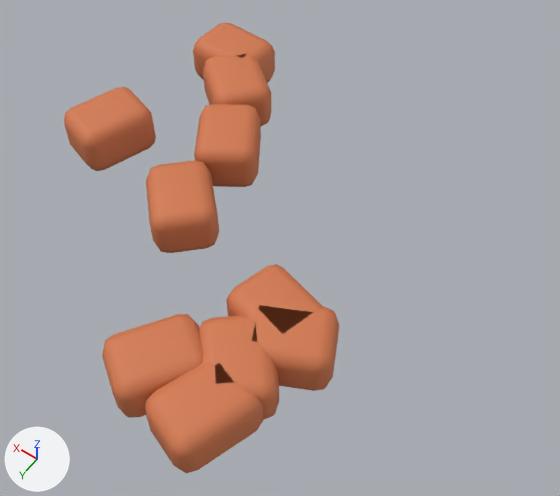
Renders of the Blender file authoring/BSC-09.blend from each side of a commit.
Camera for both pictures: a camera (50 mm lens) standing at (-1.37, 1.59, 2.54) and looking at (-0.23, 0.0, 0.03). Every picture has the same lights, and +X, +Y and +Z are marked at lower left. The picture after the commit comes second.

The scene before the commit, as lines of its bpy script (objects in view):
```python
ob_settled_rubble = bpy.data.objects.new('settled rubble', me_cube_406)
ob_settled_rubble.location = (0.745, -0.06, 0.12)
ob_settled_rubble.rotation_euler = (0.0, 0.0, 1.256)  # degrees (0, 0, 72)
ob_settled_rubble_001 = bpy.data.objects.new('settled rubble.001', me_cube_407)
ob_settled_rubble_001.location = (-0.225, 0.727, 0.12)
ob_settled_rubble_001.rotation_euler = (0.0, 0.0, 4.13)  # degrees (0, 0, 237)
ob_settled_rubble_002 = bpy.data.objects.new('settled rubble.002', me_cube_408)
ob_settled_rubble_002.location = (-0.459, 0.575, 0.12)
ob_settled_rubble_002.rotation_euler = (0.0, 0.0, 2.294)  # degrees (0, 0, 131)
ob_settled_rubble_003 = bpy.data.objects.new('settled rubble.003', me_cube_409)
ob_settled_rubble_003.location = (-0.473, 0.774, 0.12)
ob_settled_rubble_003.rotation_euler = (0.0, 0.0, 4.386)  # degrees (0, 0, 251)
ob_settled_rubble_004 = bpy.data.objects.new('settled rubble.004', me_cube_410)
ob_settled_rubble_004.location = (0.584, -0.761, 0.12)
ob_settled_rubble_004.rotation_euler = (0.0, 0.0, 3.098)  # degrees (0, 0, 178)
ob_settled_rubble_005 = bpy.data.objects.new('settled rubble.005', me_cube_411)
ob_settled_rubble_005.location = (0.25, -0.285, 0.12)
ob_settled_rubble_005.rotation_euler = (0.0, 0.0, 5.298)  # degrees (0, 0, 304)
ob_settled_rubble_006 = bpy.data.objects.new('settled rubble.006', me_cube_412)
ob_settled_rubble_006.location = (-0.456, 0.324, 0.12)
ob_settled_rubble_006.rotation_euler = (0.0, 0.0, 2.877)  # degrees (0, 0, 165)
ob_settled_rubble_007 = bpy.data.objects.new('settled rubble.007', me_cube_413)
ob_settled_rubble_007.location = (0.185, 0.108, 0.12)
ob_settled_rubble_007.rotation_euler = (0.0, 0.0, 5.504)  # degrees (0, 0, 315)
ob_settled_rubble_009 = bpy.data.objects.new('settled rubble.009', me_cube_415)
ob_settled_rubble_009.location = (-0.546, 0.393, 0.12)
ob_settled_rubble_009.rotation_euler = (0.0, 0.0, 0.459)  # degrees (0, 0, 26)
# also in view: 'settled rubble.008' at (0.44, -0.59, 0.12)
```
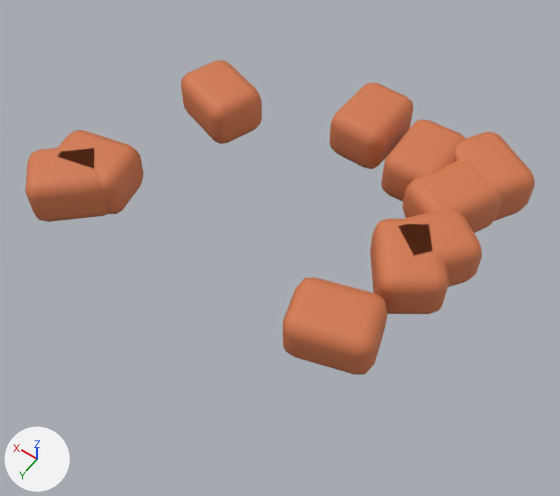
The change, as a list of edits to the scene's bpy script:
```text
Change ob_settled_rubble:
    ob_settled_rubble.location: (0.745, -0.06, 0.12) -> (-0.708, -0.553, 0.12)
    ob_settled_rubble.rotation_euler: (0.0, 0.0, 1.256) -> (0.0, 0.0, 4.255)  # degrees (0, 0, 72) -> degrees (0, 0, 244)
Change ob_settled_rubble_001:
    ob_settled_rubble_001.location: (-0.225, 0.727, 0.12) -> (-0.195, -0.758, 0.12)
    ob_settled_rubble_001.rotation_euler: (0.0, 0.0, 4.13) -> (0.0, 0.0, 4.694)  # degrees (0, 0, 237) -> degrees (0, 0, 269)
Change ob_settled_rubble_002:
    ob_settled_rubble_002.location: (-0.459, 0.575, 0.12) -> (0.452, -0.491, 0.12)
    ob_settled_rubble_002.rotation_euler: (0.0, 0.0, 2.294) -> (0.0, 0.0, 5.954)  # degrees (0, 0, 131) -> degrees (0, 0, 341)
Change ob_settled_rubble_003:
    ob_settled_rubble_003.location: (-0.473, 0.774, 0.12) -> (0.611, 0.172, 0.12)
    ob_settled_rubble_003.rotation_euler: (0.0, 0.0, 4.386) -> (0.0, 0.0, 0.212)  # degrees (0, 0, 251) -> degrees (0, 0, 12)
Change ob_settled_rubble_004:
    ob_settled_rubble_004.location: (0.584, -0.761, 0.12) -> (-0.76, -0.768, 0.12)
    ob_settled_rubble_004.rotation_euler: (0.0, 0.0, 3.098) -> (0.0, 0.0, 2.607)  # degrees (0, 0, 178) -> degrees (0, 0, 149)
Change ob_settled_rubble_005:
    ob_settled_rubble_005.location: (0.25, -0.285, 0.12) -> (-0.756, -0.273, 0.12)
    ob_settled_rubble_005.rotation_euler: (0.0, 0.0, 5.298) -> (0.0, 0.0, 4.071)  # degrees (0, 0, 304) -> degrees (0, 0, 233)
Change ob_settled_rubble_006:
    ob_settled_rubble_006.location: (-0.456, 0.324, 0.12) -> (-0.64, 0.229, 0.12)
    ob_settled_rubble_006.rotation_euler: (0.0, 0.0, 2.877) -> (0.0, 0.0, 3.442)  # degrees (0, 0, 165) -> degrees (0, 0, 197)
Change ob_settled_rubble_007:
    ob_settled_rubble_007.location: (0.185, 0.108, 0.12) -> (-0.508, -0.681, 0.12)
    ob_settled_rubble_007.rotation_euler: (0.0, 0.0, 5.504) -> (0.0, 0.0, 4.747)  # degrees (0, 0, 315) -> degrees (0, 0, 272)
Change ob_settled_rubble_008:
    ob_settled_rubble_008.location: (0.436, -0.59, 0.12) -> (0.649, 0.277, 0.12)
    ob_settled_rubble_008.rotation_euler: (0.0, 0.0, 5.603) -> (0.0, 0.0, 0.763)  # degrees (0, 0, 321) -> degrees (0, 0, 44)
Change ob_settled_rubble_009:
    ob_settled_rubble_009.location: (-0.546, 0.393, 0.12) -> (-0.723, -0.166, 0.12)
    ob_settled_rubble_009.rotation_euler: (0.0, 0.0, 0.459) -> (0.0, 0.0, 2.184)  # degrees (0, 0, 26) -> degrees (0, 0, 125)
```

What differs and where, as boxes (x1, y1, x2, y2) in the pictures (560 x 496 px):
'settled rubble.003', moved, turned: before (145, 363, 263, 473); after (58, 130, 144, 214)
'settled rubble.001', moved, turned: before (102, 314, 204, 418); after (329, 83, 413, 169)
'settled rubble.009', moved, turned: before (246, 305, 339, 391); after (370, 219, 449, 314)
'settled rubble.006', moved, turned: before (226, 264, 323, 330); after (283, 277, 388, 375)
'settled rubble', moved, turned: before (64, 87, 156, 171); after (402, 160, 502, 233)
'settled rubble.002', moved, turned: before (199, 315, 279, 420); after (181, 60, 262, 144)
'settled rubble.007', moved, turned: before (146, 160, 219, 253); after (381, 119, 466, 202)
'settled rubble.008', moved, turned: before (203, 54, 272, 126); after (25, 148, 109, 222)
'settled rubble.005', moved, turned: before (194, 104, 261, 187); after (400, 210, 482, 287)
'settled rubble.004', moved, turned: before (193, 23, 275, 83); after (455, 132, 535, 221)
